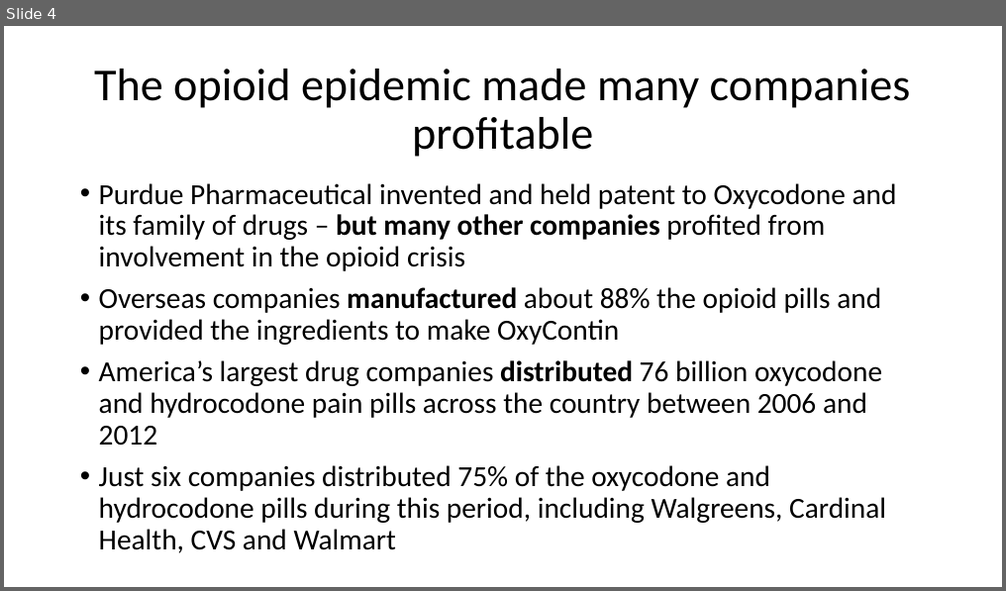
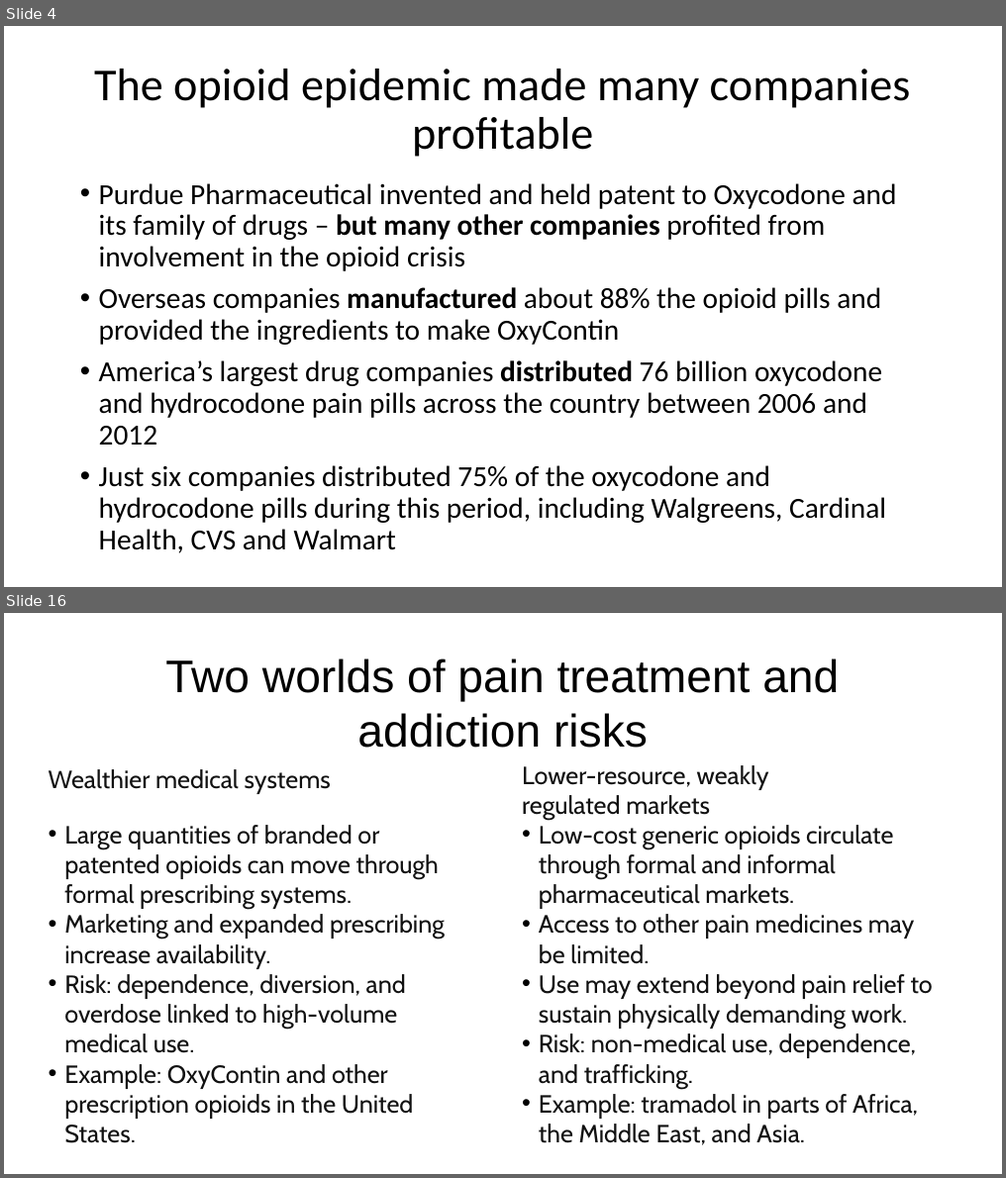
Before and after one commit to tstallins/tstallins.github.io, a slide deck: courses/261/opioidsonline.pptx. Shown one above the other, each under a label of ours: slide 4 before the commit, slides 4 and 16 after it; the slides between them are not shown. The pictures are 1006x591 and 1006x1178 pixels, drawn with LibreOffice and Linux fonts; fonts in the diff are those of the drawing. Boxes give left, top, right and bottom in pixels: in the first picture for what was removed or moved away, otherwise in the second. Text is boxed around its words. In the diff, an @@ line names an element or a change of style, - is before the commit and + after.

```diff
--- a/courses/261/opioidsonline.pptx
+++ b/courses/261/opioidsonline.pptx
@@ slide 16 added at (x1=4, y1=613, x2=1002, y2=1174), background #FFFFFF @@
@@ text added at (x1=165, y1=659, x2=839, y2=748), 44 pt, text #000000 @@
+Two worlds of pain treatment and addiction risks
@@ text added at (x1=49, y1=769, x2=331, y2=794), 24 pt, text #111111 @@
+Wealthier medical systems
@@ text added at (x1=522, y1=765, x2=769, y2=820), 24 pt, text #111111 @@
+Lower-resource, weakly
+regulated markets
@@ text added at (x1=64, y1=825, x2=445, y2=1144), 24 pt, text #111111 @@
+• Large quantities of branded or patented opioids can move through formal prescribing systems.
+• Marketing and expanded prescribing increase availability.
+• Risk: dependence, diversion, and overdose linked to high-volume medical use.
+• Example: OxyContin and other prescription opioids in the United States.
@@ text added at (x1=539, y1=825, x2=933, y2=1146), 24 pt, text #111111 @@
+• Low-cost generic opioids circulate through formal and informal pharmaceutical markets.
+• Access to other pain medicines may be limited.
+• Use may extend beyond pain relief to sustain physically demanding work.
+• Risk: non-medical use, dependence, and trafficking.
+• Example: tramadol in parts of Africa, the Middle East, and Asia.
```
Also in this commit, not shown: 11 other slides added, 1 other file.
